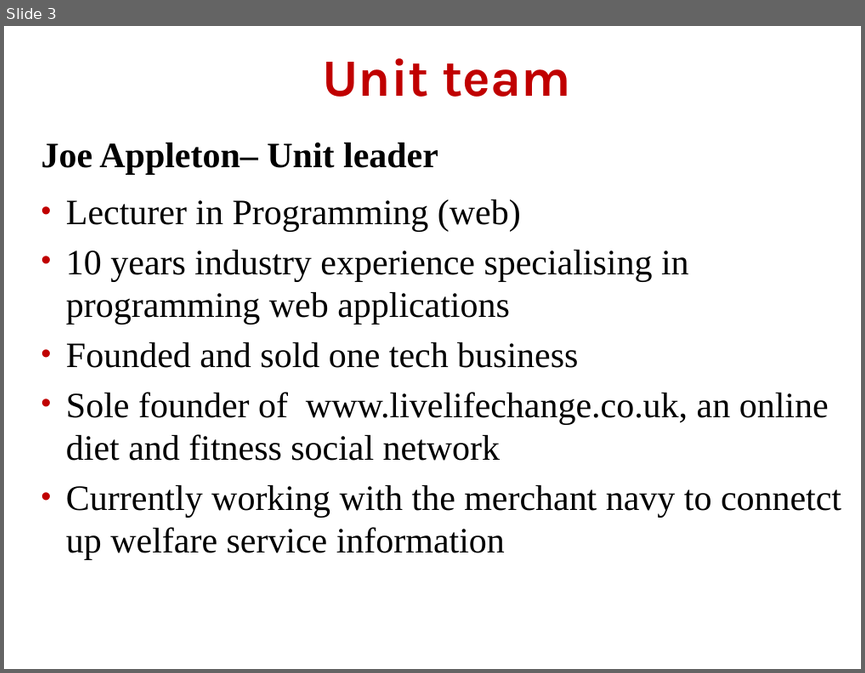
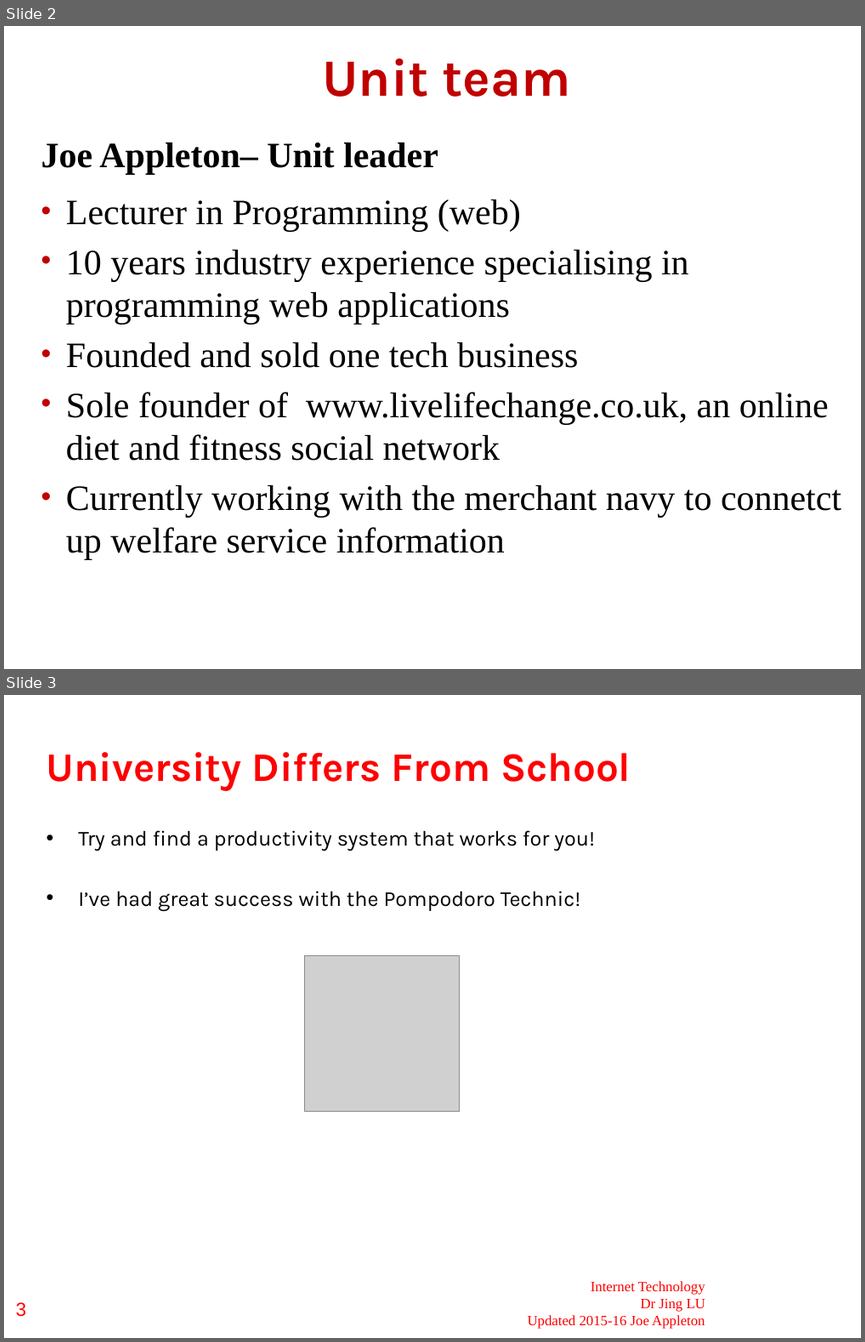
Before and after one commit to joeappleton18/cda400, a slide deck: sessions/week1/slides.pptx. Shown one above the other, each under a label of ours: slide 3 before the commit, slides 2 and 3 after it. The pictures are 865x673 and 865x1342 pixels, drawn with LibreOffice and Linux fonts; fonts in the diff are those of the drawing; grey boxes stand for pictures; background and template pictures are left out. Boxes give left, top, right and bottom in pixels: in the first picture for what was removed or moved away, otherwise in the second. Text is boxed around its words. In the diff, an @@ line names an element or a change of style, - is before the commit and + after.

```diff
--- a/sessions/week1/slides.pptx
+++ b/sessions/week1/slides.pptx
@@ slide 3 added at bbox=[4, 695, 861, 1338], background #FFFFFF @@
@@ title added at bbox=[46, 752, 630, 790], 34 pt, text #FF0003, bold @@
+University Differs From School
@@ text added at bbox=[78, 830, 595, 911], 18 pt, text #000000 @@
+• Try and find a productivity system that works for you!
+• I’ve had great success with the Pompodoro Technic!
@@ picture added at bbox=[304, 955, 459, 1111] @@
@@ text added at bbox=[528, 1281, 705, 1328], 12 pt, text #FF0000 @@
+Internet Technology
+Dr Jing LU
+Updated 2015-16 Joe Appleton
@@ page number added at bbox=[16, 1302, 26, 1316], 16 pt, text #FF0000 @@
+3
@@ what was slide 3 is now slide 2 @@
```
Also in this commit, not shown: 1 slide changed, 2 other slides added, 3 slides removed.
